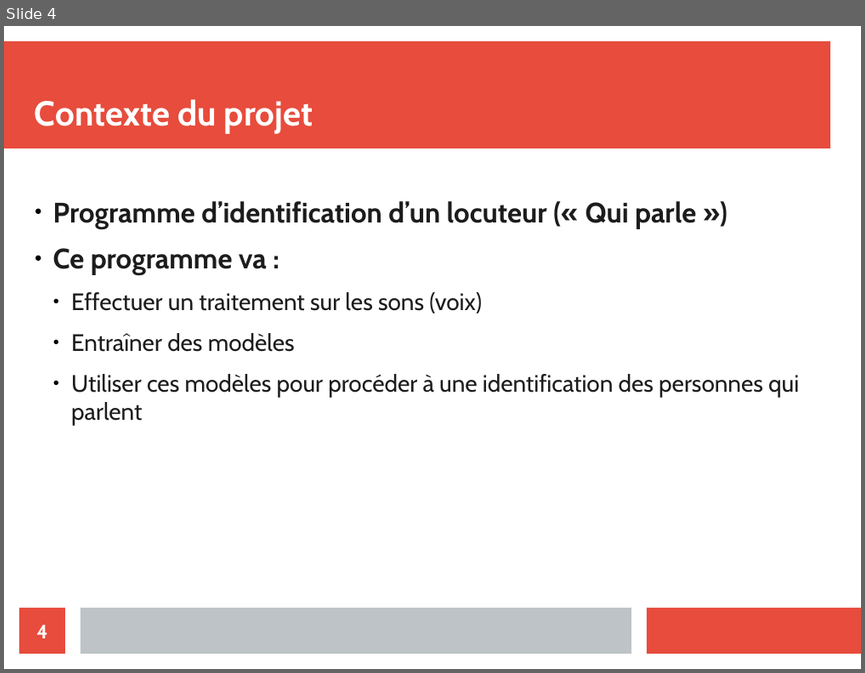
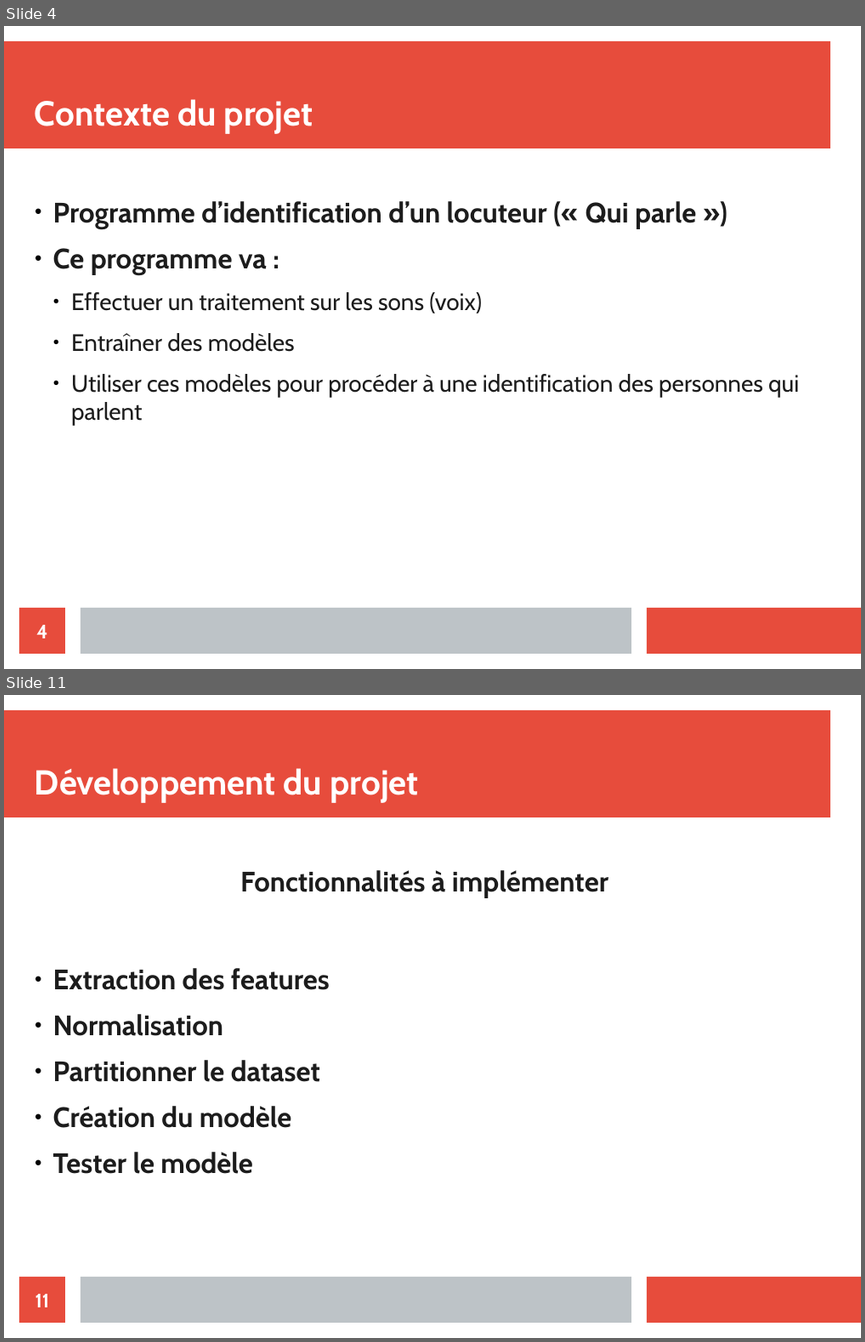
Before and after one commit to bessalahAmar/Speaker-Verification-paris8-, a slide deck: Presentation/diapo.odp. Shown one above the other, each under a label of ours: slide 4 before the commit, slides 4 and 11 after it; the slides between them are not shown. The pictures are 865x673 and 865x1342 pixels, drawn with LibreOffice and Linux fonts; fonts in the diff are those of the drawing. Boxes give left, top, right and bottom in pixels: in the first picture for what was removed or moved away, otherwise in the second. Text is boxed around its words. In the diff, an @@ line names an element or a change of style, - is before the commit and + after.

```diff
--- a/Presentation/diapo.odp
+++ b/Presentation/diapo.odp
@@ slide 11 added at [4, 695, 861, 1338], background #FFFFFF; not listed: 3 template elements that a slide beside it also shows @@
@@ title added at [35, 768, 419, 803], 32 pt, text #FFFFFF, bold @@
+Développement du projet
@@ text added at [240, 870, 608, 897], 26 pt, text #1C1C1C, bold @@
+Fonctionnalités à implémenter
@@ text added at [53, 968, 330, 1174], 26 pt, text #1C1C1C, bold @@
+● Extraction des features
+● Normalisation
+● Partitionner le dataset
+● Création du modèle
+● Tester le modèle
@@ page number added at [19, 1276, 65, 1322], fill #E74C3C, 18 pt, text #FFFFFF, bold @@
+11
```
Also in this commit, not shown: 3 slides changed, 13 other slides added.
